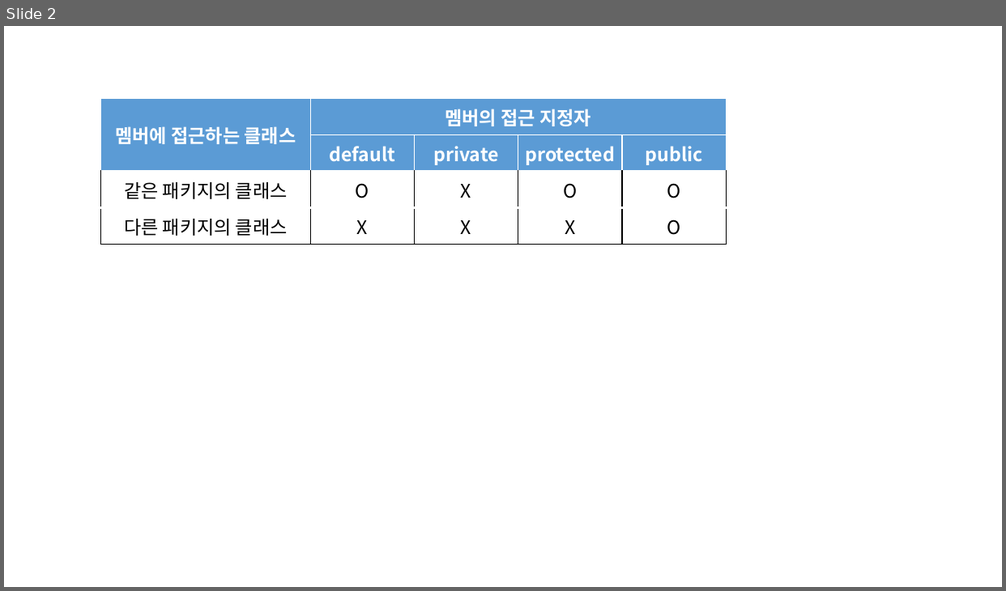
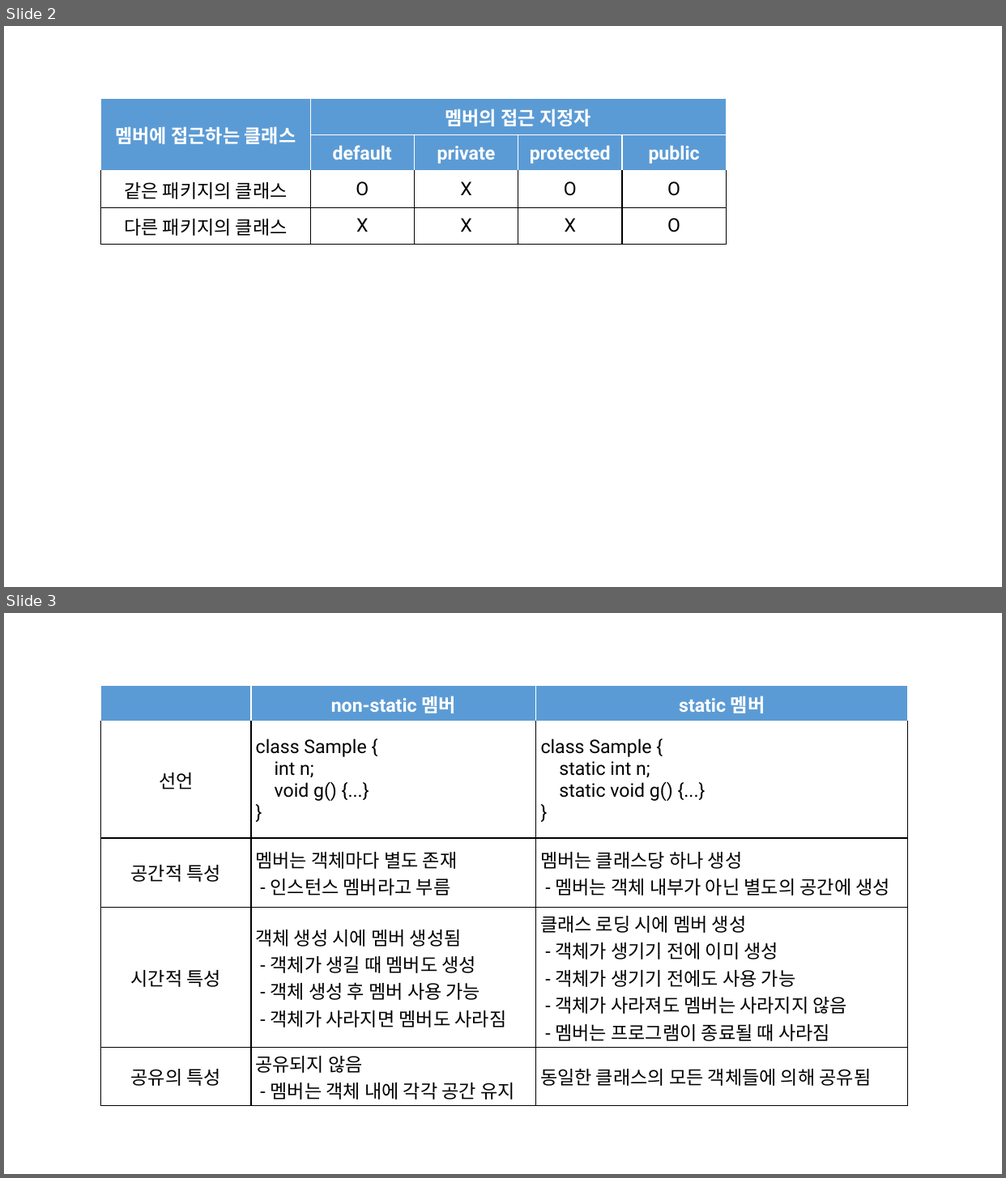
Before and after one commit to Rap0d/rap0d.github.io, a slide deck: assets/form/matrix.pptx. Shown one above the other, each under a label of ours: slide 2 before the commit, slides 2 and 3 after it. The pictures are 1006x591 and 1006x1178 pixels, drawn with LibreOffice and Linux fonts; fonts in the diff are those of the drawing. Boxes give left, top, right and bottom in pixels: in the first picture for what was removed or moved away, otherwise in the second. Text is boxed around its words. In the diff, an @@ line names an element or a change of style, - is before the commit and + after.

```diff
--- a/assets/form/matrix.pptx
+++ b/assets/form/matrix.pptx
@@ slide 3 added at bbox=[4, 613, 1002, 1174], background #FFFFFF @@
@@ table added at bbox=[101, 686, 908, 1103], 5 rows, 3 columns @@
+ | non-static 멤버 | static 멤버
+선언 | class Sample { int n; void g() {...} } | class Sample { static int n; static void g() {...} }
+공간적 특성 | 멤버는 객체마다 별도 존재 - 인스턴스 멤버라고 부름 | 멤버는 클래스당 하나 생성 - 멤버는 객체 내부가 아닌 별도의 공간에 생성
+시간적 특성 | 객체 생성 시에 멤버 생성됨 - 객체가 생길 때 멤버도 생성 - 객체 생성 후 멤버 사용 가능 - 객체가 사라지면 멤버도 사라짐 | 클래스 로딩 시에 멤버 생성 - 객체가 생기기 전에 이미 생성 - 객체가 생기기 전에도 사용 가능 - 객체가 사라져도 멤버는 사라지지 않음 - 멤버는 프로그램이 종료될 때 사라짐
+공유의 특성 | 공유되지 않음 - 멤버는 객체 내에 각각 공간 유지 | 동일한 클래스의 모든 객체들에 의해 공유됨
@@ slide 2 changed as well @@
@@ table at bbox=[101, 99, 727, 244] @@
@@ font Noto Sans CJK KR to Roboto @@
```
Also in this commit, not shown: 8 other slides changed, 2 other files.
